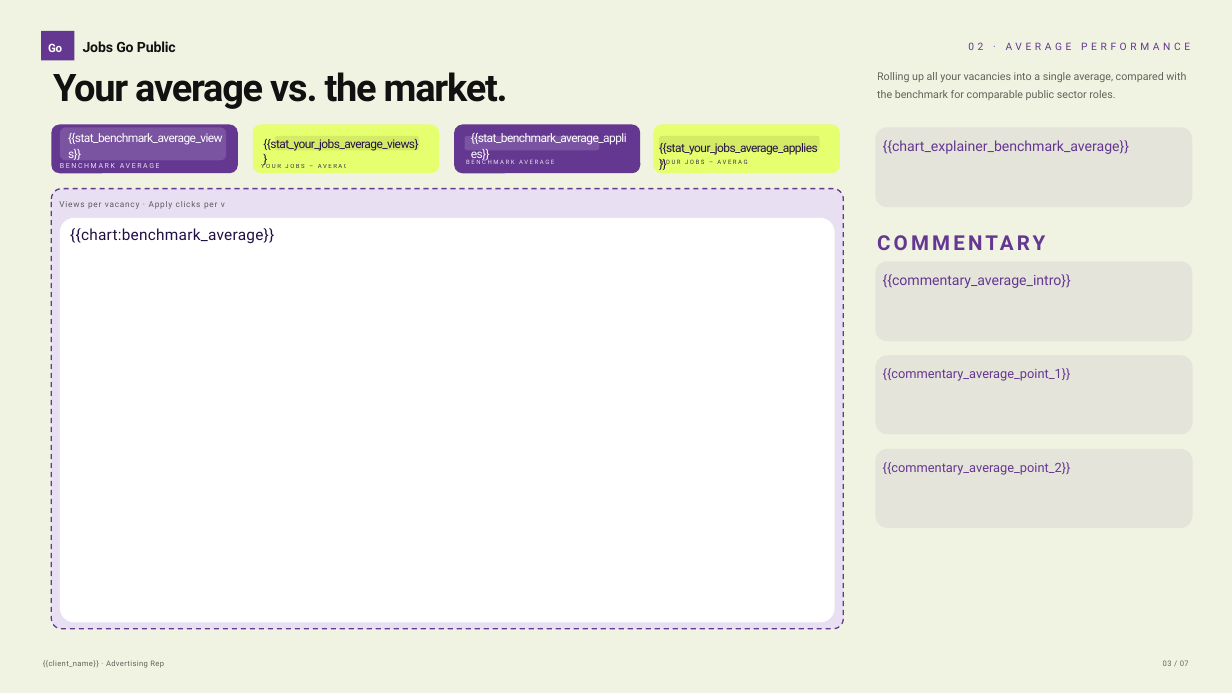
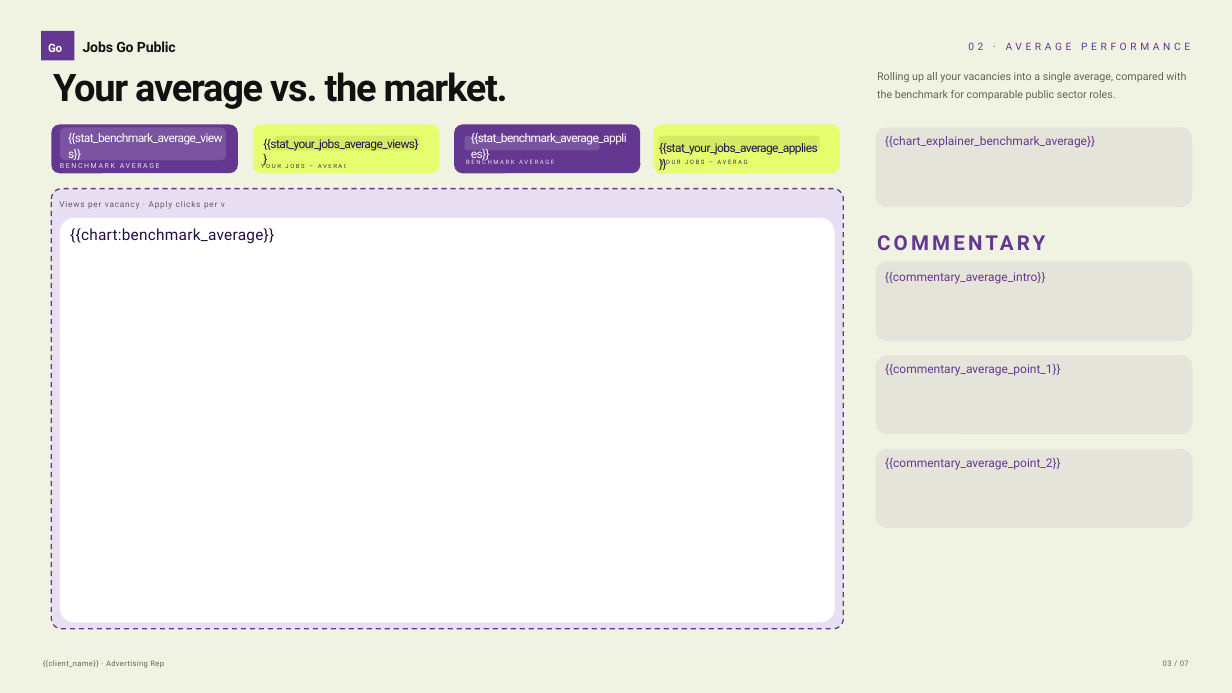
Before and after one commit to TomJordanJGP/job-performance-dashboard, a slide deck: slide 3 of Renewals.pptx. Drawn at 1232x693 pixels with LibreOffice and Linux fonts; fonts in the diff are those of the drawing. Boxes give left, top, right and bottom in pixels: in the first picture for what was removed or moved away, otherwise in the second. Text is boxed around its words. In the diff, an @@ line names an element or a change of style, - is before the commit and + after.

```diff
--- a/Renewals.pptx
+++ b/Renewals.pptx
@@ text removed at (883,140,1130,154) @@
-{{chart_explainer_benchmark_average}}
@@ text in rounded rectangle at (885,136,1095,148): text added @@
+{{chart_explainer_benchmark_average}}
@@ text removed at (883,274,1071,288) @@
-{{commentary_average_intro}}
@@ text in rounded rectangle at (885,272,1046,284): text added @@
+{{commentary_average_intro}}
@@ text removed at (883,368,1071,381) @@
-{{commentary_average_point_1}}
@@ text in rounded rectangle at (885,364,1061,376): text added @@
+{{commentary_average_point_1}}
@@ text removed at (883,462,1071,475) @@
-{{commentary_average_point_2}}
@@ text in rounded rectangle at (885,458,1061,470): text added @@
+{{commentary_average_point_2}}
```
Also in this commit, not shown: 5 other slides changed.
